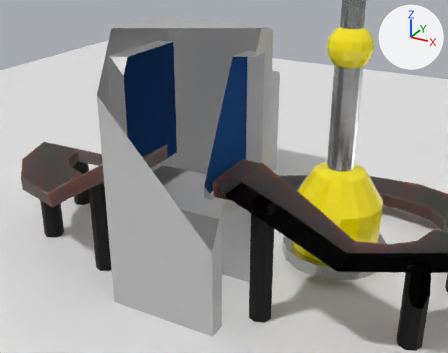
One commit to the Blender file Assets/RAW/Assembler.blend: the scene before it, then after it.
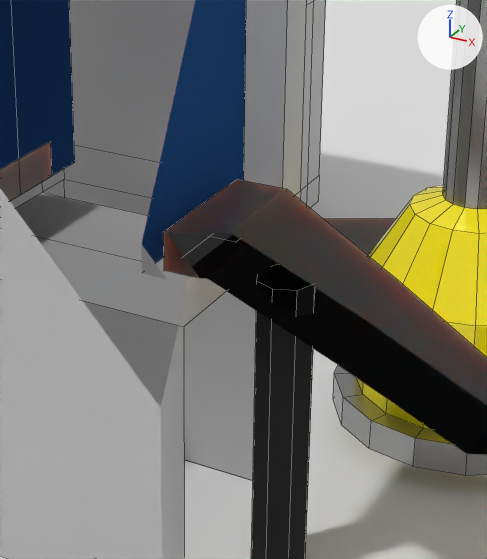
Each version is shown from a 50 mm camera at (5.11, -10.1, 6.43) aimed at (0.67, -2.03, 2.39), then close up on the part from 33% to 77% of the width and 24% to 89% of the height. Lighting does not change. The marker at upper right points along +X, +Y and +Z. The close-ups show mesh edges as thin lines. Everything nearer to the camera than a plane just in front of the edit is cut away.

Objects in the first close-up: 'ConveyorBelt', 'Factory', 'Packageing', 'Plane', 'Robot Arm', 'Support'.
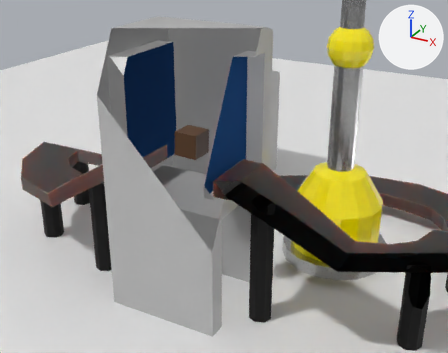
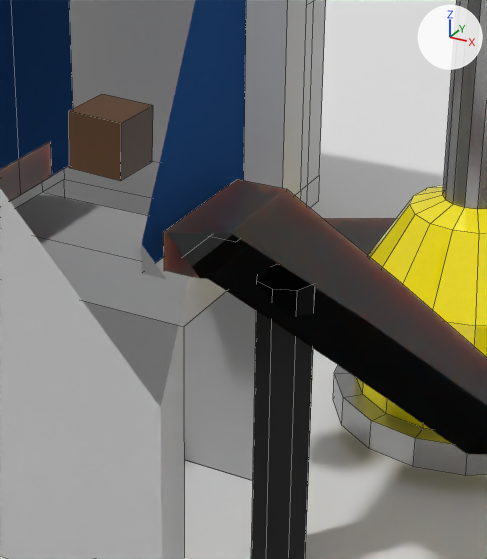
Location of each change, (x1, y1, x2, y2) in pixels of the close-ups (487 x 559 px):
'Product', added (brown)
    after: (69, 94, 153, 181)

Edits to the bpy script that builds the scene:
```text
Add mat_product:
    mat_product = principled_material('Product')
    mat_product.base_color = (0.19, 0.0956, 0.0477)  # brown #79573e
Add me_cube:
    me_cube.from_pydata(...)  # a box spanning x -1.0..1.0, y -1.0..1.0, z -1.0..1.0
    me_cube.materials.append(mat_product)  # brown #79573e
Add cu_nurbspath:
    cu_nurbspath = bpy.data.curves.new('NurbsPath', 'CURVE')
    cu_nurbspath.dimensions = '3D'
    _sp = cu_nurbspath.splines.new('NURBS'); _sp.points.add(26)
    _sp.points.foreach_set('co', [0.000622, -2.129, 2.689, 1.0, 1.036, -1.925, 2.764, 1.0, 1.999, -2.104, 2.059, 1.0, 2.801, -2.108, 1.565, 1.0, 3.958, -1.807, 1.612, 1.0, 4.32, -0.591, 1.683, 1.0, 4.308, 0.336, 1.118, 1.0, 4.333, 1.351, 0.578, 1.0, 3.85, 2.491, 0.578, 1.0, 2.189, 2.959, 0.568, 1.0, 1.313, 2.703, 0.568, 1.0, -0.204, 1.729, 0.592, 1.0, -1.458, 0.974, 0.577, 1.0, -2.047, 0.981, 0.577, 1.0, -2.054, 2.793, 0.559, 1.0, -3.164, 2.819, 0.639, 1.0, -3.968, 2.376, 0.621, 1.0, -4.228, 1.434, 0.604, 1.0, -4.281, 0.389, 1.057, 1.0, -4.319, -0.622, 1.744, 1.0, -3.926, -1.755, 1.604, 1.0, -2.786, -2.159, 1.51, 1.0, -2.307, -2.153, 1.85, 1.0, -1.828, -2.148, 2.191, 1.0, -1.348, -2.142, 2.455, 1.0, -0.869, -2.137, 2.653, 1.0, -0.114, -2.121, 2.689, 1.0])
    _sp.order_u = 5
    _sp.order_v = 0
    _sp.use_endpoint_u = True
    cu_nurbspath.path_duration = 250
    cu_nurbspath.use_path = True
    cu_nurbspath.use_path_follow = True
    cu_nurbspath.eval_time = 1.0
    cu_nurbspath.fill_mode = 'FULL'
Add ob_product:
    ob_product = bpy.data.objects.new('Product', me_cube)
    ob_product.parent = ob_nurbspath
    ob_product.matrix_parent_inverse = Matrix(((0.193, -0.981, 0.0, -2.089), (0.979, 0.193, 0.0705, 0.22), (-0.0691, -0.0136, 0.998, -2.711), (0.0, 0.0, 0.0, 1.0)))
    ob_product.location = (0.0, -2.1, 2.9)
    ob_product.scale = (0.2, 0.2, 0.2)
Add ob_nurbspath:
    ob_nurbspath = bpy.data.objects.new('NurbsPath', cu_nurbspath)
    ob_nurbspath.parent = ob_factory
    ob_nurbspath.matrix_parent_inverse = Matrix(((1.0, 0.0, 0.0, 0.0), (0.0, 1.0, 0.0, 2.0), (0.0, 0.0, 1.0, -0.3), (0.0, 0.0, 0.0, 1.0)))
    ob_nurbspath.location = (0.0, 0.0, 0.0)
```
